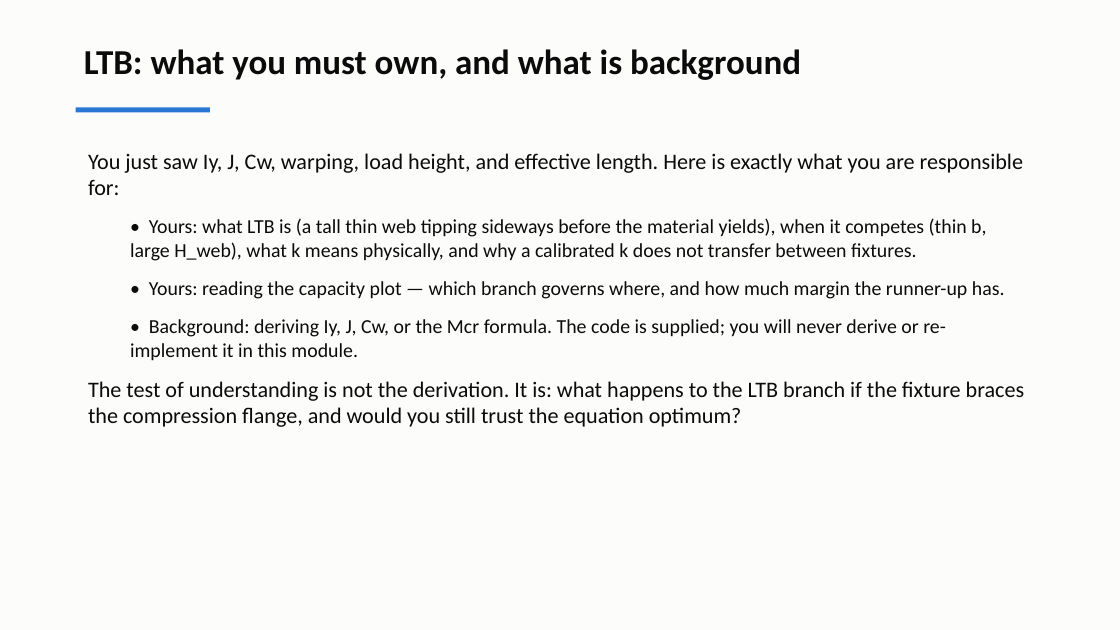
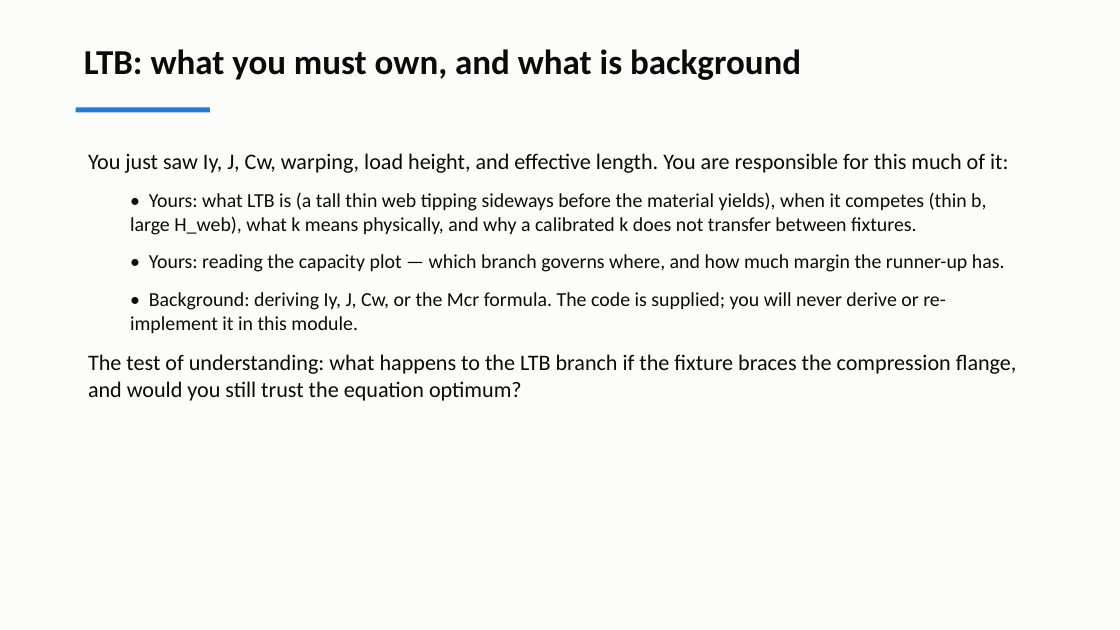
Before and after one commit to andrewvoss8-boop/core-me-data-science-activities-public, a slide deck: slide 19 of me323/Module1_drafts/ME323_Module1_Lecture1.pptx. Drawn at 1120x630 pixels with LibreOffice and Linux fonts; fonts in the diff are those of the drawing. Boxes give left, top, right and bottom in pixels: in the first picture for what was removed or moved away, otherwise in the second. Text is boxed around its words. In the diff, an @@ line names an element or a change of style, - is before the commit and + after.

```diff
--- a/me323/Module1_drafts/ME323_Module1_Lecture1.pptx
+++ b/me323/Module1_drafts/ME323_Module1_Lecture1.pptx
@@ text at box(88, 153, 1008, 173): text changed @@
-You just saw Iy, J, Cw, warping, load height, and effective length. Here is exactly what you are responsible for:
+You just saw Iy, J, Cw, warping, load height, and effective length. You are responsible for this much of it:
@@ text at box(88, 354, 1017, 401): text changed @@
-The test of understanding is not the derivation. It is: what happens to the LTB branch if the fixture braces the compression flange, and would you still trust the equation optimum?
+The test of understanding: what happens to the LTB branch if the fixture braces the compression flange, and would you still trust the equation optimum?
```
Also in this commit, not shown: 4 other slides changed, 5 other files.
